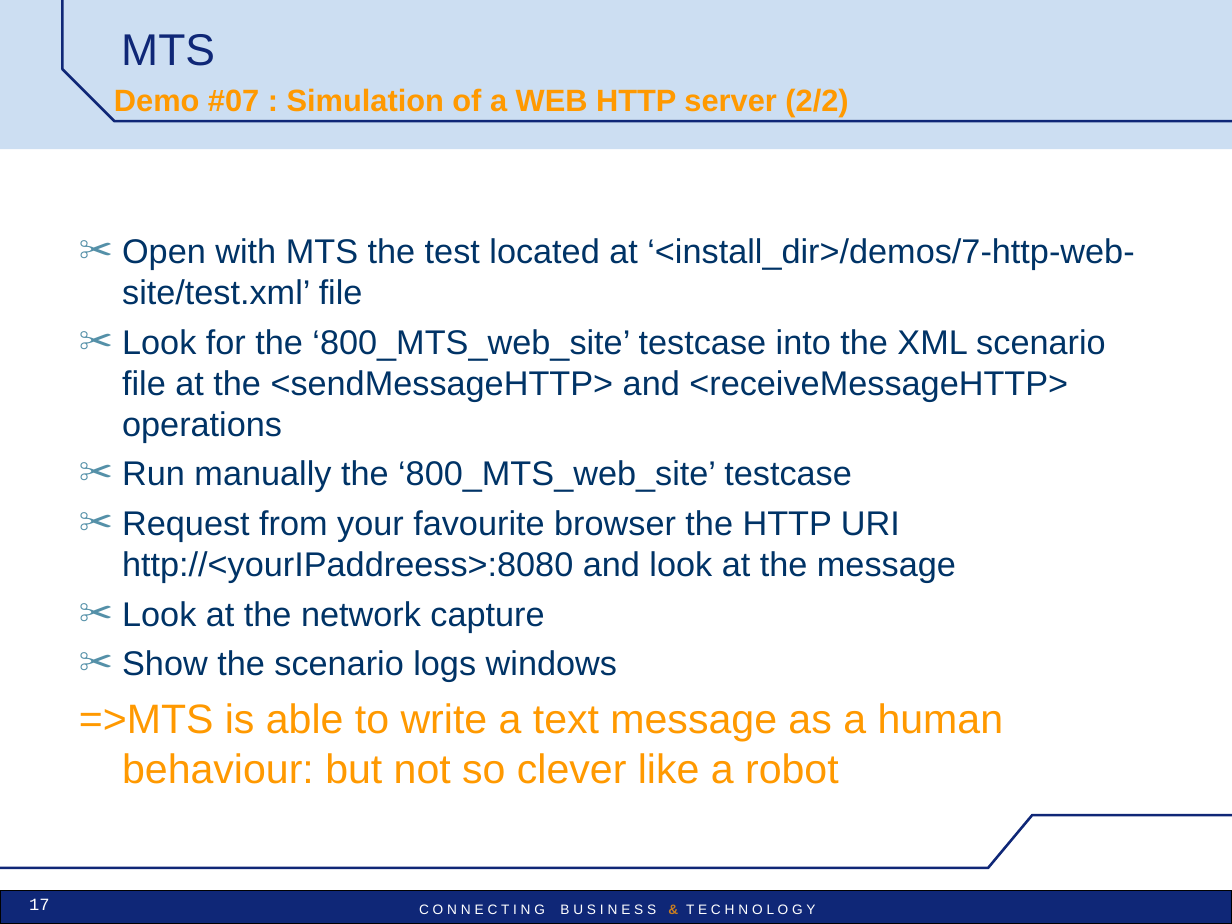
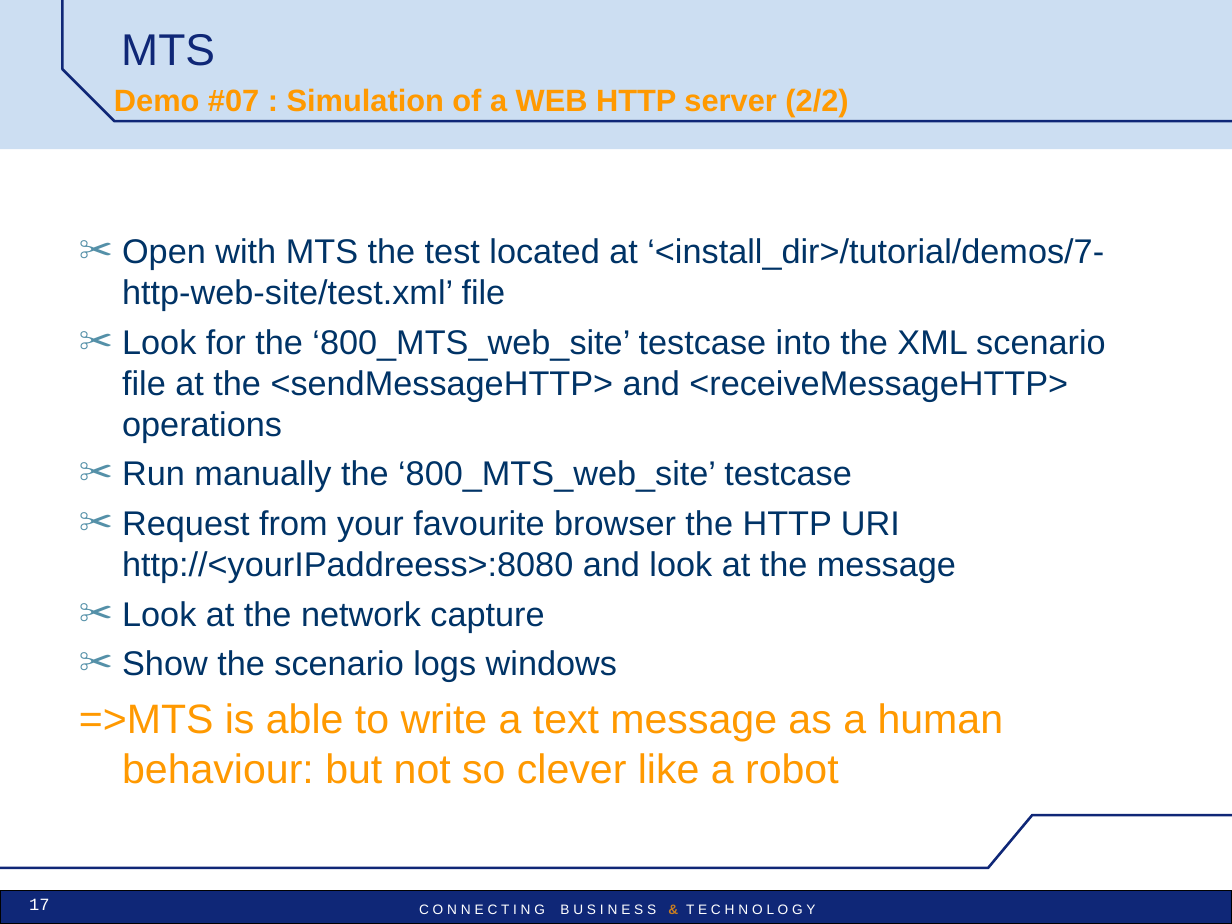
Before and after one commit to uttamhoode9/mts-trunk, a slide deck: slide 17 of mts/src/main/doc/MTS_pres_demos.ppt. Drawn at 1232x924 pixels with LibreOffice and Linux fonts; fonts in the diff are those of the drawing; background and template pictures are left out. Boxes give left, top, right and bottom in pixels: in the first picture for what was removed or moved away, otherwise in the second. Text is boxed around its words. In the diff, an @@ line names an element or a change of style, - is before the commit and + after.

```diff
--- a/mts/src/main/doc/MTS_pres_demos.ppt
+++ b/mts/src/main/doc/MTS_pres_demos.ppt
@@ text at [122, 238, 1104, 310]: text changed @@
-✂ Open with MTS the test located at ‘<install_dir>/demos/7-http-web-site/test.xml’ file
+✂ Open with MTS the test located at ‘<install_dir>/tutorial/demos/7-http-web-site/test.xml’ file
```
Also in this commit, not shown: 14 other slides changed, 2 slides added.
